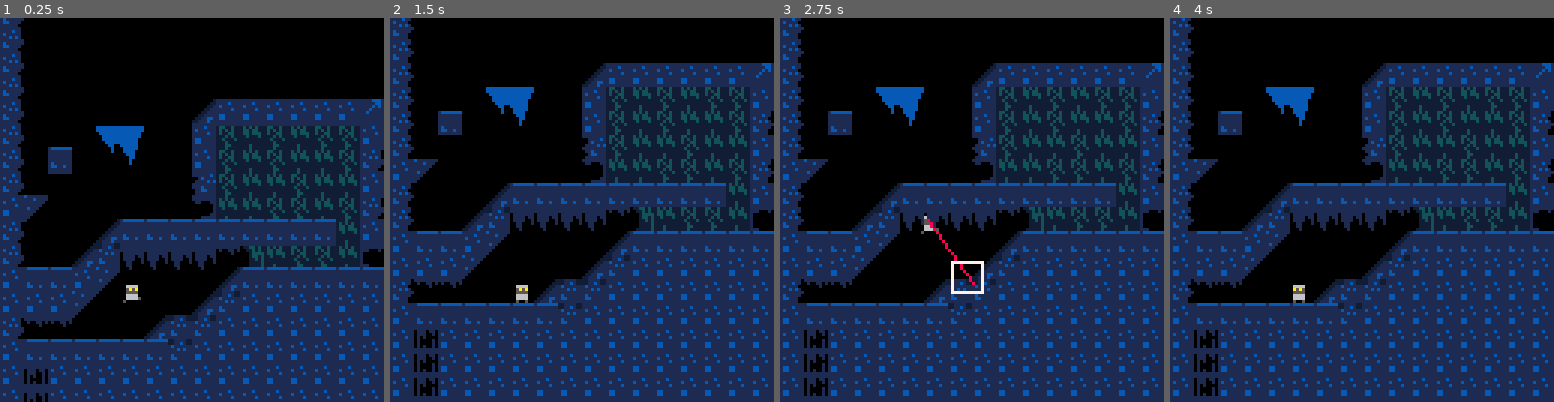
Above: before the commit, frames 1-4 (left to right).
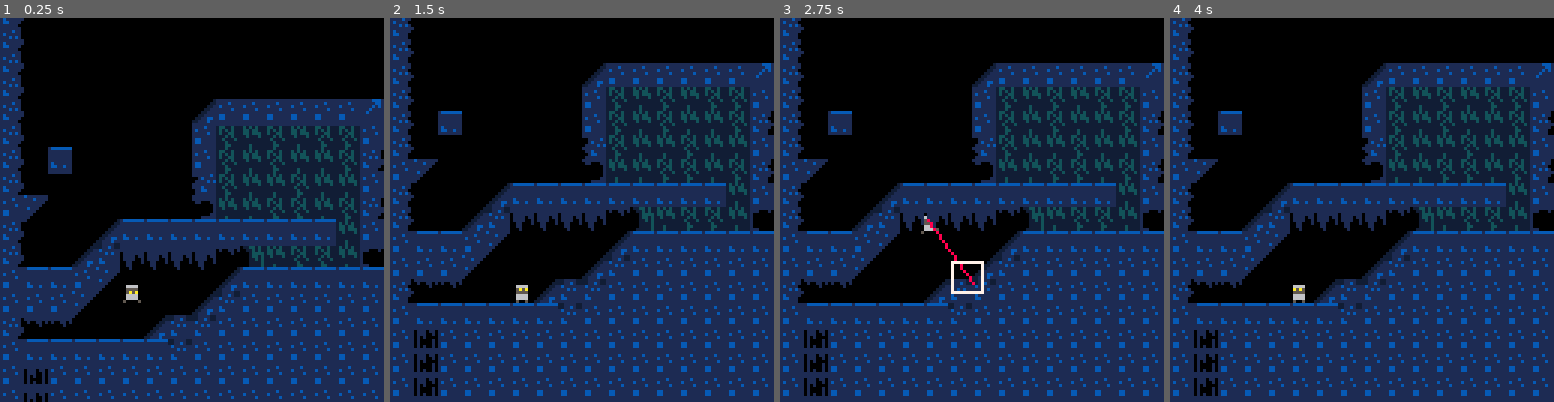
Above: after the commit, the same moments.

Repository: GreigHuth/snowgame
Game: PICO-8 cartridge sg.p8
Two runs of this game, one before a commit and one after it. Both use one fixed random seed, a clock stepped at 60 frames per second and the inputs below.
Inputs (mouse positions are in pixels of both pictures, inside the frame that each line leads up to):
- Up to frame 1 (0.25 s): no input
- Up to frame 2 (1.5 s): tap X (X key) at 0.33, 1.07 s; click (670, 121) at 0.67 s; click (436, 267) at 1.22 s
- Up to frame 3 (2.75 s): hold Right 1.6-2.1 s; click (887, 114) at 1.77 s; tap X (X key) at 1.85 s; hold Up 2.15-2.42 s; click (952, 259) at 2.32 s; hold Right from 2.47 s (still down)
- Up to frame 4 (4 s): click (1404, 106) at 2.87 s; tap X (X key) at 2.97 s; release Right at 3.03 s; hold Left 3.08-3.58 s; click (1465, 256) at 3.42 s; hold Down 3.63-3.97 s; click (1231, 102) at 3.97 s

The runs differ from the first frame. In frame 1, 0.7% of the frame differs, in the area x 25-38%, y 28-75%; in frame 2, 0.7%; in frame 3, 0.7%; in frame 4, 0.7%.

Commit message:
fixed jumping sprite bug

Diff:
--- a/includes/camera.lua
+++ b/includes/camera.lua
@@ -42,9 +42,9 @@
     end
 
     if player.y - camera_pos.y > 90 then
-        camera_pos.y += 1
+        camera_pos.y += 1.25
     elseif player.y - camera_pos.y < 40 then
-        camera_pos.y -= 1
+        camera_pos.y -= 1.25
     end
 
     if camera_pos.x < 0 then camera_pos.x = 0 end
--- a/includes/math.lua
+++ b/includes/math.lua
@@ -36,7 +36,7 @@
     end
 end
 
---linear interpolation function, copied from wikipedia
+--linear interpolation function
 function lerp(p0, p1, ratio)
-    return (1-ratio) * p0+ratio*p1
+    return (1-ratio)*p0 + ratio*p1
 end
--- /dev/null
+++ b/includes/npc.lua
@@ -0,0 +1 @@
+--all the logic for npc's, this basically includes all non player interactable objects
--- a/includes/player.lua
+++ b/includes/player.lua
@@ -172,8 +172,7 @@
         --this block can probably be ripped out and encapsulated in its own function
         if self.states.jmp == 0 and self.spinjump == true then
             player:rotate()
-
-        elseif self.dy == 1 then
+        elseif self.dy > 0.5 then
             spr(19, self.x, self.y, 1, 1, self.orient)
         else
             spr(18, self.x, self.y, 1, 1, self.orient)
--- a/sg.p8
+++ b/sg.p8
@@ -277,9 +277,9 @@
 6100000000000000000000000000000000000000000000000000000000000000000000000000000000000000000000000000000000000000000000000000000000000000000000000000000000000000000000000000000000000072727272537272727200000000000000000000000000000000000000000000000000000000
 6100000000000000000000000000000000000000000000000000000000000066660000000d00000000000000000000000000000000000000000000000000000000000000000000000000000000000000000000000000000000000000000072537200000000000000000000000000000000000000000000000000000000000000
 6100000000000000656262626262625864000000000000544444444444444444444444444444000000000000000000000000000000000000000c0d0e0f00000000000000000000000000000000000000000000000000000000000000000072537200000000000000000000000000000000000000000000000000000000000000
-610000000a0b0c0d62474a474a4747620000000000000000004847474747474c4c4a4a4a4762000000000000000000775c77000000000000001c1d1e1f00000000000000000000000000000000000000000000000000000000000000000072537200000000000000000000000000000000000000000000000000000000000000
-610044001a1b1c1d62474a474a4a47610000000000000000004847474747474c4c4747474762000000000000000000775c77000000000000002c2d2e2f00000000000000000000000000000000000000000000000000000000000000000072537200000000000000000000000000000000000000000000000000000000000000
-610000002a2b2c2d51474a4a474a4a620000000000000000004847474747474c4c4747474762000000000000000000775c77000000000000003c3d3e3f00000000000000000000000000000000000000000000000000000000000000000072537200000000000000000000000000000000000000000000000000000000000000
+610000000000000062474a474a4747620000000000000000004847474747474c4c4a4a4a4762000000000000000000775c77000000000000001c1d1e1f00000000000000000000000000000000000000000000000000000000000000000072537200000000000000000000000000000000000000000000000000000000000000
+610044000000000062474a474a4a47610000000000000000004847474747474c4c4747474762000000000000000000775c77000000000000002c2d2e2f00000000000000000000000000000000000000000000000000000000000000000072537200000000000000000000000000000000000000000000000000000000000000
+610000000000000051474a4a474a4a620000000000000000004847474747474c4c4747474762000000000000000000775c77000000000000003c3d3e3f00000000000000000000000000000000000000000000000000000000000000000072537200000000000000000000000000000000000000000000000000000000000000
 627400003a3b3c3d784a4a47474a476100000000000000000000484747474a4c4c4747474762000000000000000000775c77000000000000000000000000000000000000000000000000000046464646464646464600000000000000000072537200000000000000000000000000000000000000000000000000000000000000
 61000000654444444444444444444a6200000000000000000000004847474c4c4c4c47474762000054627400000000775c77000000000000000000000000000000000000000000000000000057565756575657565700000000000000000072537200000000000000000000000000000000000000000000000000000000000000
 61000065436363636340484a47474a68002200000000000000000048474c4c4c4c4c4c474762000000480000000000775c77000000000000000000000000000000000000000000000000000057565756575657565700000000000000000072537200000000000000000000000000000000000000000000000000000000000000
